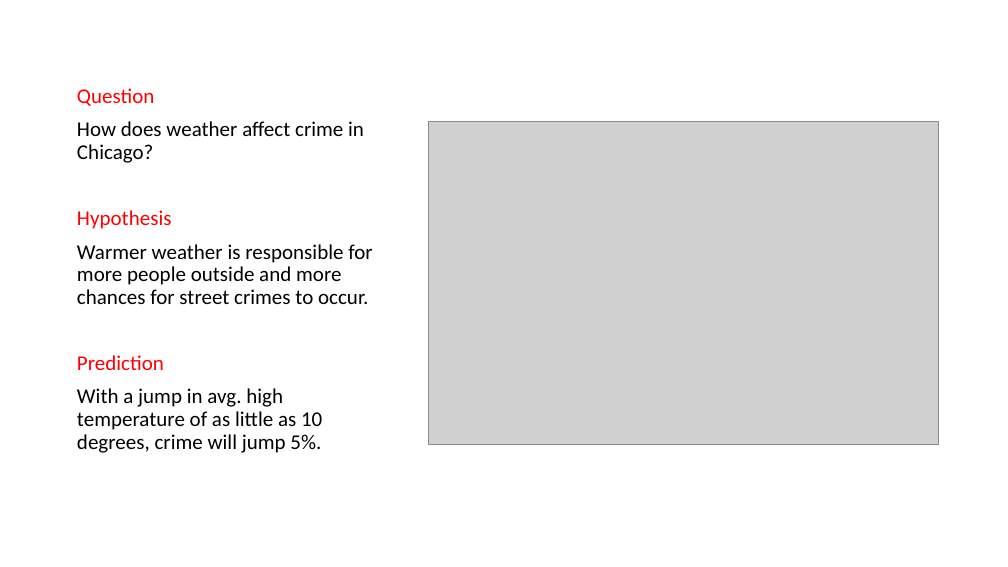
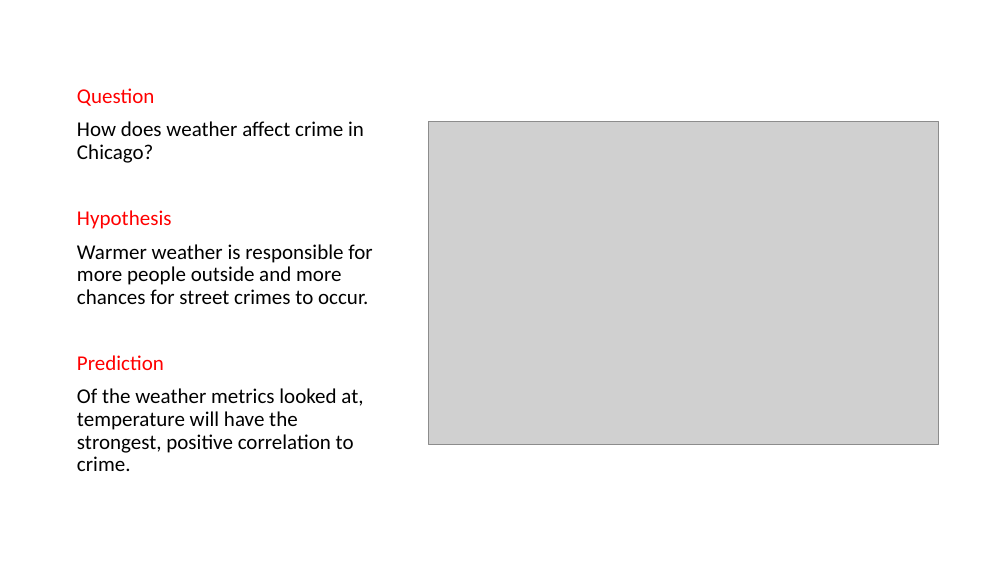
Before and after one commit to franciscohohn/Project_1, a slide deck: slide 2 of Weather_vs_Crime.pptx. Drawn at 1008x567 pixels with LibreOffice and Linux fonts; fonts in the diff are those of the drawing; grey boxes stand for pictures. Boxes give left, top, right and bottom in pixels: in the first picture for what was removed or moved away, otherwise in the second. Text is boxed around its words. In the diff, an @@ line names an element or a change of style, - is before the commit and + after.

Commit message:
weather data exploration done

```diff
--- a/Weather_vs_Crime.pptx
+++ b/Weather_vs_Crime.pptx
@@ text at box(77, 388, 363, 471): text changed @@
-With a jump in avg. high temperature of as little as 10 degrees, crime will jump 5%.
+Of the weather metrics looked at, temperature will have the strongest, positive correlation to crime.
```
Also in this commit, not shown: 1 other slide changed, 1 slide added.
